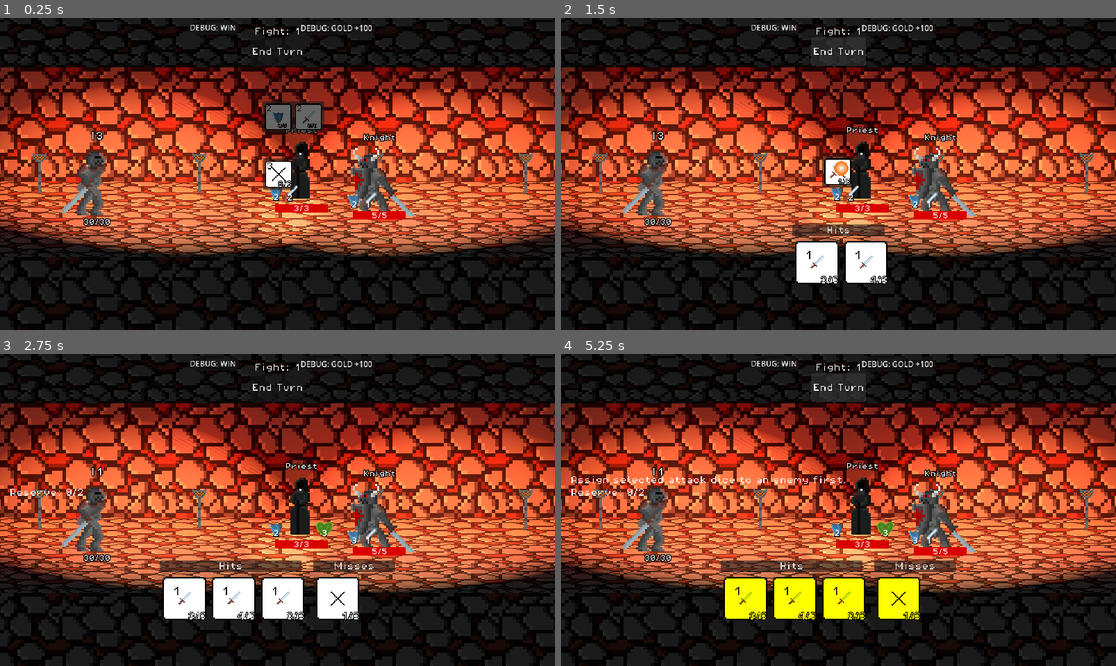
Above: before the commit, frames 1-4 (two rows, left to right).
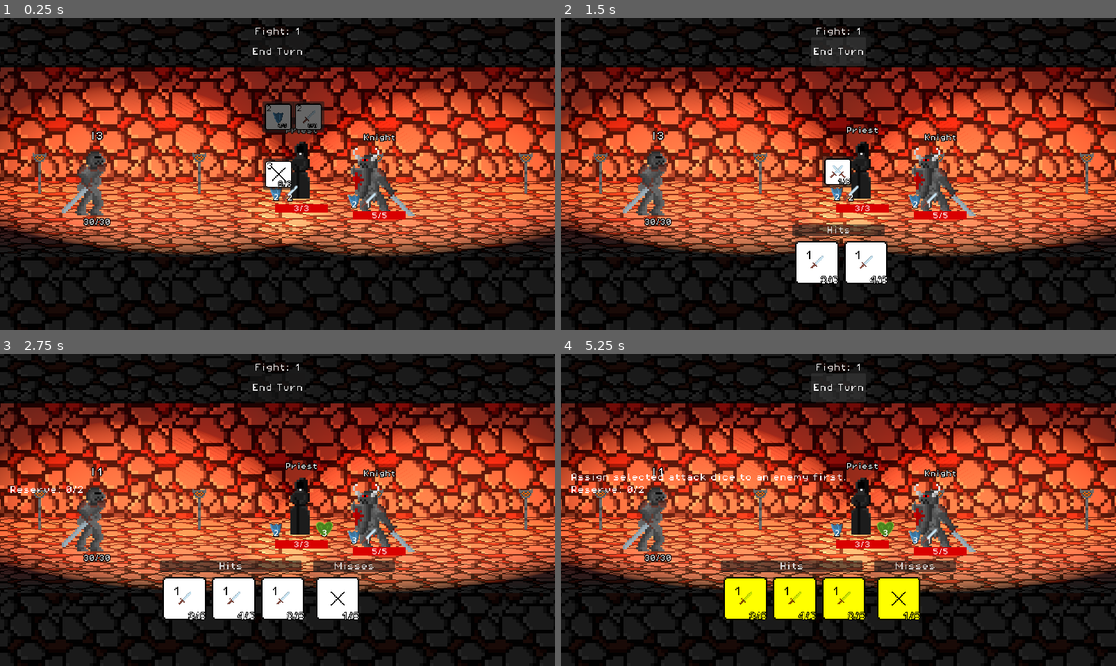
Above: after the commit, the same moments.

Repository: cgillissie/DiceGame
Game: Godot game, scene res://Scenes/main.tscn
The game is run twice, just before and just after one commit, with the same random seed, the same clock (stepped at 60 frames per second) and the same inputs. The engine's default icon, where the game draws it, is replaced by a stand-in: a white triangle on a blue panel in a dark square.
Inputs (mouse positions are in pixels of both pictures, inside the frame that each line leads up to):
- Up to frame 1 (0.25 s): no input
- Up to frame 2 (1.5 s): click (771, 27) at 0.5 s, where only the run before the commit has a clickable "DEBUG: WIN"; click "End Turn" at 1.25 s
- Up to frame 3 (2.75 s): click (338, 363) at 2 s, where only the run before the commit has a clickable "DEBUG: GOLD +100"
- Up to frame 4 (5.25 s): click "Hits" at 2.75 s; click "Misses" at 3.5 s; click (771, 363) at 4.25 s, where only the run before the commit has a clickable "DEBUG: WIN"; click "End Turn" at 5 s

The runs differ from the first frame. In frame 1, 0.2% of the frame differs, in the area x 34-67%, y 2-5%; in frame 2, 0.3%; in frame 3, 0.3%; in frame 4, 0.8%, in the area x 1-67%, y 2-46%.

Commit message:
Minor changes for first playtest package

Diff:
--- a/dice-game/Resources/Dice/basic_d6.tres
+++ b/dice-game/Resources/Dice/basic_d6.tres
@@ -49,7 +49,6 @@
 
 [resource]
 script = ExtResource("1_lgnks")
-can_explode = true
 die_name = "Basic D6"
 faces = Array[ExtResource("1_bdwlu")]([SubResource("Resource_j8io2"), SubResource("Resource_mpvj5"), SubResource("Resource_ib4p8"), SubResource("Resource_vf8qh"), SubResource("Resource_ivtpr"), SubResource("Resource_k2ktx")])
 metadata/_custom_type_script = "uid://2s2qkfsmu0bc"
--- a/dice-game/Scenes/combat.tscn
+++ b/dice-game/Scenes/combat.tscn
@@ -157,6 +157,7 @@
 text = "Next Fight"
 
 [node name="DebugWinButton" type="Button" parent="." unique_id=1774507278]
+visible = false
 layout_mode = 1
 anchors_preset = 5
 anchor_left = 0.5
@@ -169,6 +170,7 @@
 text = "DEBUG: WIN"
 
 [node name="DebugGoldButton" type="Button" parent="." unique_id=1446857691]
+visible = false
 layout_mode = 1
 anchors_preset = 5
 anchor_left = 0.5
@@ -386,14 +388,28 @@
 theme_override_fonts/font = ExtResource("8_d53gg")
 text = "End Turn"
 
+[node name="DefeatLabel" type="Label" parent="TopMarginContainer/CenterContainer/VBoxContainer" unique_id=1238438577]
+visible = false
+layout_mode = 2
+size_flags_horizontal = 4
+theme_override_fonts/font = ExtResource("8_d53gg")
+text = "Defeat!"
+
+[node name="RestartRunButton" type="Button" parent="TopMarginContainer/CenterContainer/VBoxContainer" unique_id=523253605]
+visible = false
+layout_mode = 2
+size_flags_horizontal = 4
+theme_override_fonts/font = ExtResource("8_d53gg")
+text = "Restart Run"
+
 [node name="LeftMarginContainer" type="MarginContainer" parent="." unique_id=553270972]
 layout_mode = 1
 anchors_preset = 4
 anchor_top = 0.5
 anchor_bottom = 0.5
-offset_top = -90.0
+offset_top = -96.0
 offset_right = 1038.0
-offset_bottom = 90.0
+offset_bottom = 96.0
 grow_vertical = 2
 mouse_filter = 2
 theme_override_constants/margin_left = 20
@@ -429,12 +445,6 @@
 visible = false
 layout_mode = 2
 theme_override_fonts/font = ExtResource("8_d53gg")
-
-[node name="DefeatLabel" type="Label" parent="LeftMarginContainer/VBoxContainer" unique_id=1238438577]
-visible = false
-layout_mode = 2
-theme_override_fonts/font = ExtResource("8_d53gg")
-text = "Defeat!"
 
 [node name="Spacer" type="Control" parent="LeftMarginContainer/VBoxContainer" unique_id=1869727748]
 custom_minimum_size = Vector2(0, 40)
--- a/dice-game/Scripts/combat.gd
+++ b/dice-game/Scripts/combat.gd
@@ -32,7 +32,7 @@
 @onready var gold_container: GridContainer = $LeftMarginContainer/VBoxContainer/GoldGroup/GoldDiceContainer
 @onready var healing_container: GridContainer = $LeftMarginContainer/VBoxContainer/HealingGroup/HealingDiceContainer
 @onready var misses_container: GridContainer = $DiceArea/CenterContainer/DiceGroupsContainer/MissesGroup/MissesDiceContainer
-@onready var defeat_label: Label = $LeftMarginContainer/VBoxContainer/DefeatLabel
+@onready var defeat_label: Label = $TopMarginContainer/CenterContainer/VBoxContainer/DefeatLabel
 @onready var player_hp_label: Label = $LeftMarginContainer/VBoxContainer/PlayerHPLabel
 @onready var end_round_button: Button = $TopMarginContainer/CenterContainer/VBoxContainer/EndRoundButton
 @export var enemy_dice: Array[DiceData]
@@ -93,6 +93,8 @@
 @onready var buy_heal_button: Button = $ShopPanel/VBoxContainer/ItemGrid/BuyHealButton
 @onready var next_fight_button: Button = $ShopPanel/VBoxContainer/NextFightButton
 @export var random_die_pool: Array[DiceData]
+
+@onready var restart_run_button: Button = $TopMarginContainer/CenterContainer/VBoxContainer/RestartRunButton
 
 # Dice Editing panel
 @onready var edit_dice_button: Button = $ShopPanel/VBoxContainer/EditDiceButton
@@ -201,6 +203,7 @@
 	misses_button.pressed.connect(select_group.bind(misses_container))
 	camera_original_position = combat_camera.position
 	apply_volatile_core_button.pressed.connect(apply_volatile_core)
+	restart_run_button.pressed.connect(restart_run)
 	if current_encounter == null:
 		if encounter_pool.size() > 0:
 			current_encounter = encounter_pool.pick_random()
@@ -1172,64 +1175,78 @@
 
 	update_enemy_3d_nodes()
 
-	var total_enemy_attack := 0
-	var total_enemy_crit := 0
-
-	for i in active_enemies.size():
-		var enemy = active_enemies[i]
-
-		total_enemy_attack += enemy["attack"]
-		total_enemy_crit += get_enemy_crit_after_dodge(i)
-
-		if enemy["attack"] > 0 or enemy["crit"] > 0:
-			if i < enemy_3d_nodes.size():
-				if is_instance_valid(enemy_3d_nodes[i]):
-					await enemy_3d_nodes[i].play_attack_animation()
-
-	var blocked_amount = min(total_enemy_attack, player_block)
-
-	if blocked_amount > 0:
-		AudioManager.play_one_shot(hit_blocked_sound, 0.95, 1.05)
-		show_popup_text(
-			player_3d_node,
-			"Block -" + str(blocked_amount),
-			1.0,
-			Color.CORNFLOWER_BLUE
-		)
-
-	var damage_taken = total_enemy_attack - player_block
-
-	if damage_taken < 0:
-		damage_taken = 0
-
-	damage_taken += total_enemy_crit
+	last_damage_taken = 0
+
+	for enemy_index in active_enemies.size():
+		if enemy_index < 0 or enemy_index >= active_enemies.size():
+			continue
+
+		var enemy = active_enemies[enemy_index]
+
+		if enemy_index >= enemy_3d_nodes.size():
+			continue
+
+		if !is_instance_valid(enemy_3d_nodes[enemy_index]):
+			continue
+
+		for roll in enemy["rolled_faces"]:
+			var face: DiceFace = roll["face"]
+
+			if face.result_type != "hit" and face.result_type != "crit":
+				continue
+
+			await enemy_3d_nodes[enemy_index].play_attack_animation()
+			await launch_enemy_die_at_player(enemy_index, face)
+
+			var damage := face.value
+
+			if face.result_type == "hit":
+				var blocked_amount = min(damage, player_block)
+
+				if blocked_amount > 0:
+					player_block -= blocked_amount
+
+					if player_block < 0:
+						player_block = 0
+
+					AudioManager.play_one_shot(hit_blocked_sound, 0.95, 1.05)
+					show_popup_text(
+						player_3d_node,
+						"Block -" + str(blocked_amount),
+						1.0,
+						Color.CORNFLOWER_BLUE
+					)
+					update_player_block_label()
+					await hit_stop(0.015)
+
+				damage -= blocked_amount
+
+			if damage > 0:
+				player_hp -= damage
+
+				if player_hp < 0:
+					player_hp = 0
+
+				last_damage_taken += damage
+
+				AudioManager.play_one_shot(hit_damage_sound, 0.9, 1.1)
+				show_damage_popup(player_3d_node, damage)
+				player_3d_node.hit_flash()
+				player_3d_node.hurt_bump()
+				screen_shake(0.08, 0.12)
+				update_player_hp_label()
+				await hit_stop(0.035)
+
+			if player_hp <= 0:
+				lose_combat()
+				is_resolving_turn = false
+				return
 
 	clear_used_assigned_dice()
-
-	player_hp -= damage_taken
-
-	if player_hp < 0:
-		player_hp = 0
-
-	last_damage_taken = damage_taken
-
-	if player_3d_node != null and is_instance_valid(player_3d_node):
-		if damage_taken > 0:
-			AudioManager.play_one_shot(hit_damage_sound, 0.9, 1.1)
-			show_damage_popup(player_3d_node, damage_taken)
-			player_3d_node.hit_flash()
-			player_3d_node.hurt_bump()
-			screen_shake(0.08, 0.12)
-			await hit_stop(0.04)
 
 	update_player_hp_label()
 	update_player_block_label()
 	update_combat_log()
-
-	if player_hp <= 0:
-		lose_combat()
-		is_resolving_turn = false
-		return
 
 	apply_end_round_relics()
 
@@ -1428,6 +1445,10 @@
 
 	end_round_button.disabled = true
 	defeat_label.visible = true
+	restart_run_button.visible = true
+
+func restart_run():
+	get_tree().reload_current_scene()
 
 func start_new_combat():
 	combat_over = false
Not shown, added: dice-game/export_presets.cfg
